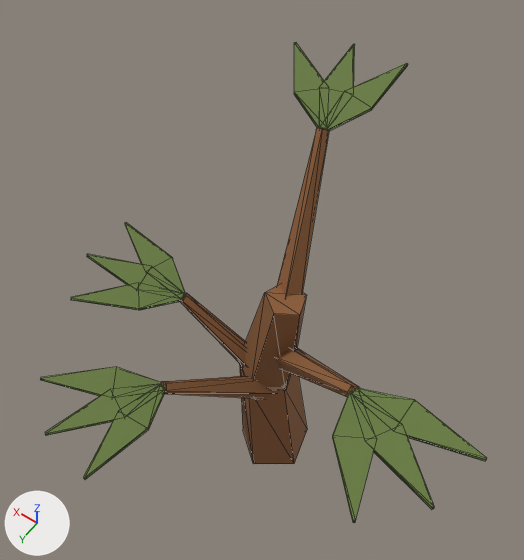
What one commit did to the glTF model public/assets/models/crop_olive_tree_growing.glb.
Both versions are drawn from a 50 mm camera at (-0.363, 0.554, 1.391) aimed at (0.074, -0.059, 0.429). Every picture has the same lights, and +X, +Y and +Z are marked at lower left. The first picture is the older version. Mesh edges are drawn as thin lines. Where no turn or scale is listed for an object, it has been applied to the vertices. Vertices at exactly the same position are counted once.

Objects in the first picture: 'olive_crop_branch_00', 'olive_crop_leaf_00_00'.
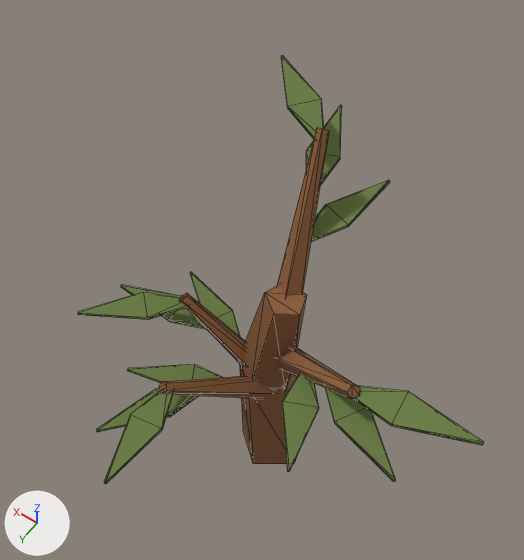
What the commit changed:
me_olive_crop_leaf_00_00_mesh is used by ob_olive_crop_leaf_00_00; parent ob_crop_olive_tree_growing_root; location (-0.00688, -0.000822, 0.549); scale (0.368, 0.368, 0.368).
me_olive_crop_leaf_00_00_mesh had 144 vertices, 240 faces and spanned x -0.98..0.98, y -1.0..1.0, z -0.41..0.41.
me_olive_crop_leaf_00_00_mesh now has 144 vertices, 240 faces and spans x -0.99..0.99, y -1.0..1.0, z -0.6..0.6.
me_olive_crop_leaf_00_00_mesh part 1: the loose piece of 12 vertices spanning x 0.49..0.97, y -0.07..0.1, z -0.41..-0.33 is turned -5.7 degrees about the z axis through its middle and scaled by 1.11, then moved by (-0.17, -0.16, -0.18).
me_olive_crop_leaf_00_00_mesh part 2: the loose piece of 12 vertices spanning x 0.49..0.98, y 0.05..0.2, z -0.41..-0.33 is scaled about its middle by 1.11, then moved by (-0.02, -0.09, -0.04).
me_olive_crop_leaf_00_00_mesh part 3: the loose piece of 12 vertices spanning x 0.48..0.87, y 0.07..0.42, z -0.41..-0.33 is turned 5.7 degrees about the z axis through its middle and scaled by 1.11, then moved by (0.09, -0.03, 0.11).
me_olive_crop_leaf_00_00_mesh part 4: the loose piece of 12 vertices spanning x -0.74..-0.47, y 0.24..0.69, z -0.04..0.04 is turned -5.7 degrees about the z axis through its middle and scaled by 1.11, then moved by (0.35, -0.19, -0.19).
me_olive_crop_leaf_00_00_mesh part 5: the loose piece of 12 vertices spanning x -0.92..-0.47, y 0.24..0.51, z -0.04..0.04 is scaled about its middle by 1.11, then moved by (0.17, -0.13, -0.03).
me_olive_crop_leaf_00_00_mesh part 6: the loose piece of 12 vertices spanning x -0.98..-0.48, y 0.18..0.33, z -0.04..0.04 is turned 5.7 degrees about the z axis through its middle and scaled by 1.11, then moved by (0.02, -0.09, 0.14).
me_olive_crop_leaf_00_00_mesh part 7: the loose piece of 12 vertices spanning x 0.05..0.2, y -1.0..-0.51, z 0.33..0.41 is turned -5.7 degrees about the z axis through its middle and scaled by 1.11, then moved by (-0.04, 0.15, -0.21).
me_olive_crop_leaf_00_00_mesh part 8: the loose piece of 12 vertices spanning x 0.15..0.32, y -0.99..-0.5, z 0.33..0.41 is scaled about its middle by 1.11, then moved by (0.04, 0.01, -0.02).
me_olive_crop_leaf_00_00_mesh part 9: the loose piece of 12 vertices spanning x 0.15..0.54, y -0.85..-0.5, z 0.33..0.41 is turned 5.7 degrees about the z axis through its middle and scaled by 1.11, then moved by (0.11, -0.09, 0.18).
me_olive_crop_leaf_00_00_mesh part 10: the loose piece of 12 vertices spanning x 0.25..0.67, y 0.49..0.79, z -0.41..-0.33 is turned -5.7 degrees about the z axis through its middle and scaled by 1.11, then moved by (-0.02, -0.36, -0.18).
me_olive_crop_leaf_00_00_mesh part 11: the loose piece of 12 vertices spanning x 0.25..0.48, y 0.49..0.96, z -0.41..-0.33 is scaled about its middle by 1.11, then moved by (0.02, -0.17, -0.04).
me_olive_crop_leaf_00_00_mesh part 12: the loose piece of 12 vertices spanning x 0.17..0.32, y 0.5..1.0, z -0.41..-0.33 is turned 5.7 degrees about the z axis through its middle and scaled by 1.11, then moved by (0.05, -0.02, 0.11).
Object 'olive_crop_leaf_00_00' (ob_olive_crop_leaf_00_00) moves from (-0.00688, -0.000822, 0.549) to (-0.0289, 0.0217, 0.489).
Object 'olive_crop_leaf_00_00' (ob_olive_crop_leaf_00_00) is rescaled from (0.368, 0.368, 0.368) to (0.332, 0.332, 0.332).

What differs and where, as boxes (x1, y1, x2, y2) in the pictures (524 x 560 px; the box of a moved part takes in the faces that stretch with it):
'olive_crop_leaf_00_00', reshaped, moved, rescaled (9% narrower, 11% shorter)
    before: (40, 42, 486, 523)
    after: (78, 56, 483, 484)
part 1 of me_olive_crop_leaf_00_00_mesh, moved or reshaped
    before: (125, 223, 186, 297)
    after: (190, 272, 240, 336)
part 2 of me_olive_crop_leaf_00_00_mesh, moved or reshaped
    before: (87, 254, 182, 296)
    after: (121, 285, 207, 329)
part 3 of me_olive_crop_leaf_00_00_mesh, moved or reshaped
    before: (71, 285, 183, 310)
    after: (78, 292, 187, 320)
part 4 of me_olive_crop_leaf_00_00_mesh, moved or reshaped
    before: (332, 391, 374, 523)
    after: (282, 373, 319, 472)
part 5 of me_olive_crop_leaf_00_00_mesh, moved or reshaped
    before: (354, 391, 434, 509)
    after: (325, 386, 395, 482)
part 6 of me_olive_crop_leaf_00_00_mesh, moved or reshaped
    before: (354, 388, 486, 461)
    after: (353, 386, 483, 445)
part 7 of me_olive_crop_leaf_00_00_mesh, moved or reshaped
    before: (323, 63, 408, 131)
    after: (311, 180, 390, 242)
part 8 of me_olive_crop_leaf_00_00_mesh, moved or reshaped
    before: (323, 44, 355, 128)
    after: (306, 105, 342, 186)
part 9 of me_olive_crop_leaf_00_00_mesh, moved or reshaped
    before: (294, 42, 324, 129)
    after: (281, 56, 324, 139)
part 10 of me_olive_crop_leaf_00_00_mesh, moved or reshaped
    before: (40, 367, 163, 396)
    after: (127, 364, 221, 383)
part 11 of me_olive_crop_leaf_00_00_mesh, moved or reshaped
    before: (45, 387, 162, 435)
    after: (96, 388, 200, 432)
part 12 of me_olive_crop_leaf_00_00_mesh, moved or reshaped
    before: (83, 387, 166, 479)
    after: (104, 391, 174, 484)
